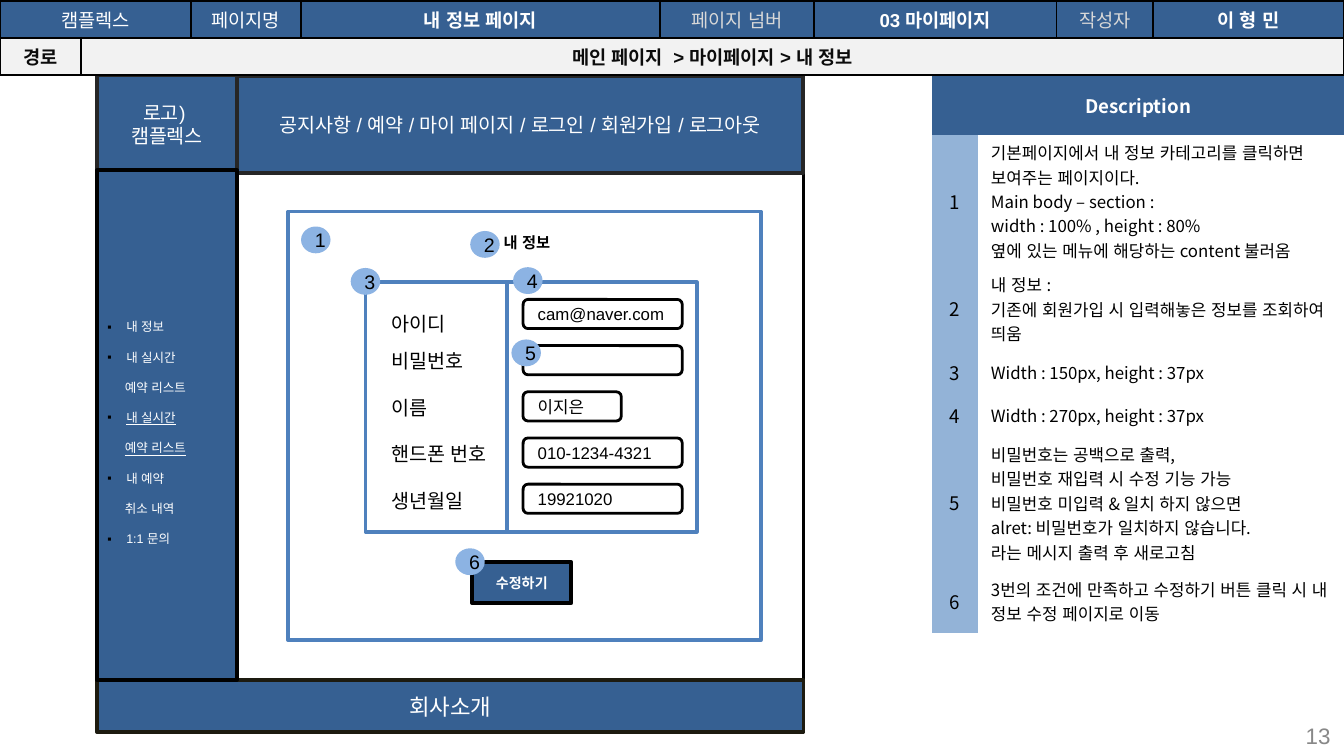
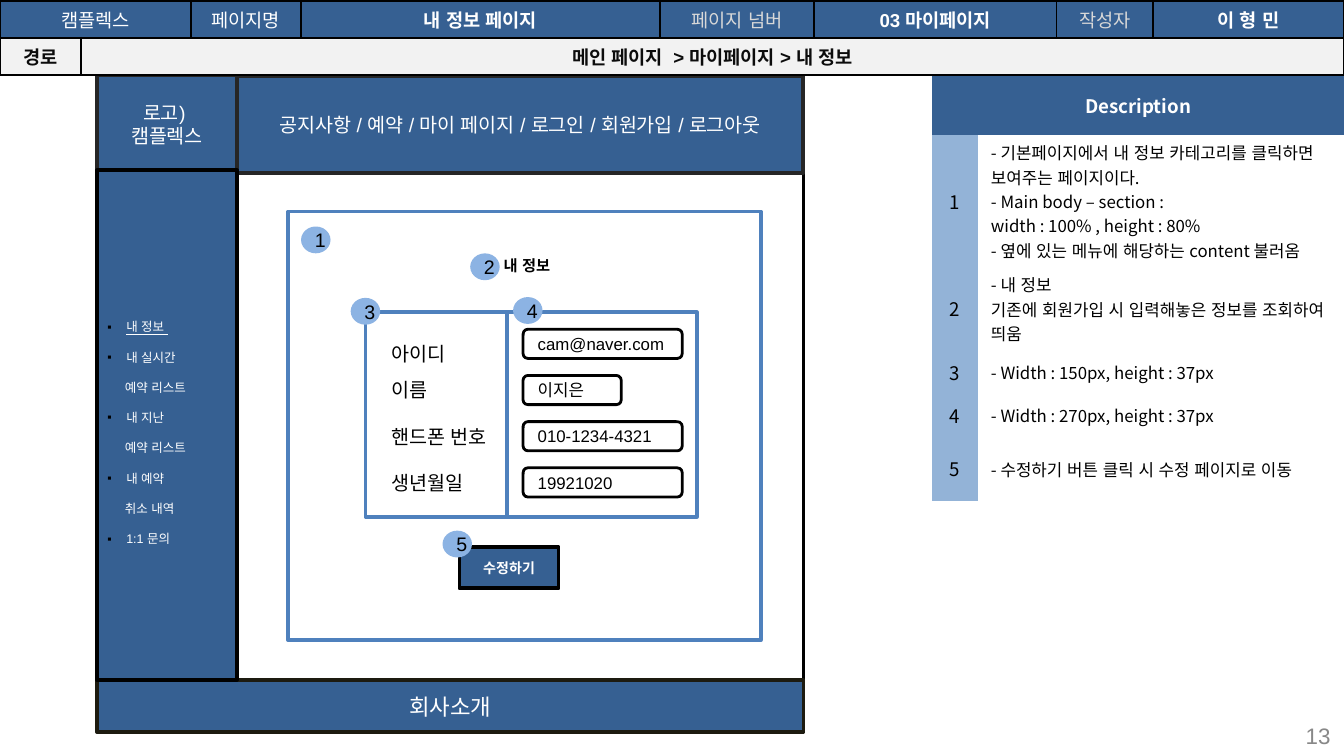
Before and after one commit to seoulsudal/CamFlexProject, a slide deck: slide 13 of 프로젝트 산출물/9. 스토리보드/캠플렉스 사용자_스토리보드.pptx. Drawn at 1344x756 pixels with LibreOffice and Linux fonts; fonts in the diff are those of the drawing. Boxes give left, top, right and bottom in pixels: in the first picture for what was removed or moved away, otherwise in the second. Text is boxed around its words. In the diff, an @@ line names an element or a change of style, - is before the commit and + after.

Commit message:
산출물 5~11까지 작성 완료, 체크리스트 작성중..

```diff
--- a/프로젝트 산출물/9. 스토리보드/캠플렉스 사용자_스토리보드.pptx
+++ b/프로젝트 산출물/9. 스토리보드/캠플렉스 사용자_스토리보드.pptx
@@ table at (933,77,1344,482) @@
-row 2: 1 | 기본페이지에서 내 정보 카테고리를 클릭하면 보여주는 페이지이다. / Main body – section : / width : 100% , height : 80% / 옆에 있는 메뉴에 해당하는 content 불러옴
-row 3: 2 | 내 정보 : / 기존에 회원가입 시 입력해놓은 정보를 조회하여 띄움
-row 4: 3 | Width : 150px, height : 37px
-row 5: 4 | Width : 270px, height : 37px
-row 6: 5 | 비밀번호는 공백으로 출력, / 비밀번호 재입력 시 수정 기능 가능 / 비밀번호 미입력 & 일치 하지 않으면 / alret: 비밀번호가 일치하지 않습니다. / 라는 메시지 출력 후 새로고침
-row 7: 6 | 3번의 조건에 만족하고 수정하기 버튼 클릭 시 내 정보 수정 페이지로 이동
+row 2: 1 | - 기본페이지에서 내 정보 카테고리를 클릭하면 보여주는 페이지이다. / - Main body – section : / width : 100% , height : 80% / - 옆에 있는 메뉴에 해당하는 content 불러옴
+row 3: 2 | - 내 정보 / 기존에 회원가입 시 입력해놓은 정보를 조회하여 띄움
+row 4: 3 | - Width : 150px, height : 37px
+row 5: 4 | - Width : 270px, height : 37px
+row 6: 5 | - 수정하기 버튼 클릭 시 수정 페이지로 이동
@@ text "내 정보": place and size @@
-text "내 정보" at (504,235,550,250)
+text "내 정보" at (504,258,550,273)
@@ ellipse "2": place and size @@
-ellipse "2" at (472,233,497,255)
+ellipse "2" at (472,255,497,278)
@@ text in rectangle at (125,320,185,453): underline on in "내 정보"; underline off in "예약 리스트" @@
@@ rectangle: place and size @@
-rectangle at (366,282,508,532)
+rectangle at (366,312,508,516)
@@ 2 ellipses, 1 rounded rectangle, 1 text: place and size @@
-2 ellipses, 1 rounded rectangle, 1 text at (352,269,681,333)
+2 ellipses, 1 rounded rectangle, 1 text at (352,298,681,363)
@@ rectangle: place and size @@
-rectangle at (507,282,696,532)
+rectangle at (507,312,696,516)
@@ text removed at (391,351,463,370) @@
-비밀번호
@@ rounded rectangle removed at (523,345,681,375) @@
@@ 3 texts, 3 rounded rectangles: place and size @@
-3 texts, 3 rounded rectangles at (391,392,681,513)
+3 texts, 3 rounded rectangles at (391,375,681,497)
@@ text in rectangle at (126,411,164,423): text changed @@
-▪ 내 실시간
+▪ 내 지난
@@ ellipse "5": place and size @@
-ellipse "5" at (513,341,539,364)
+ellipse "5" at (445,532,470,555)
@@ ellipse removed at (457,550,482,573) @@
-6
@@ rectangle "수정하기": place and size @@
-rectangle "수정하기" at (472,562,571,603)
+rectangle "수정하기" at (460,547,559,589)
```
Also in this commit, not shown: 13 other slides changed, 3 slides added, 1 slide removed, 22 other files.
